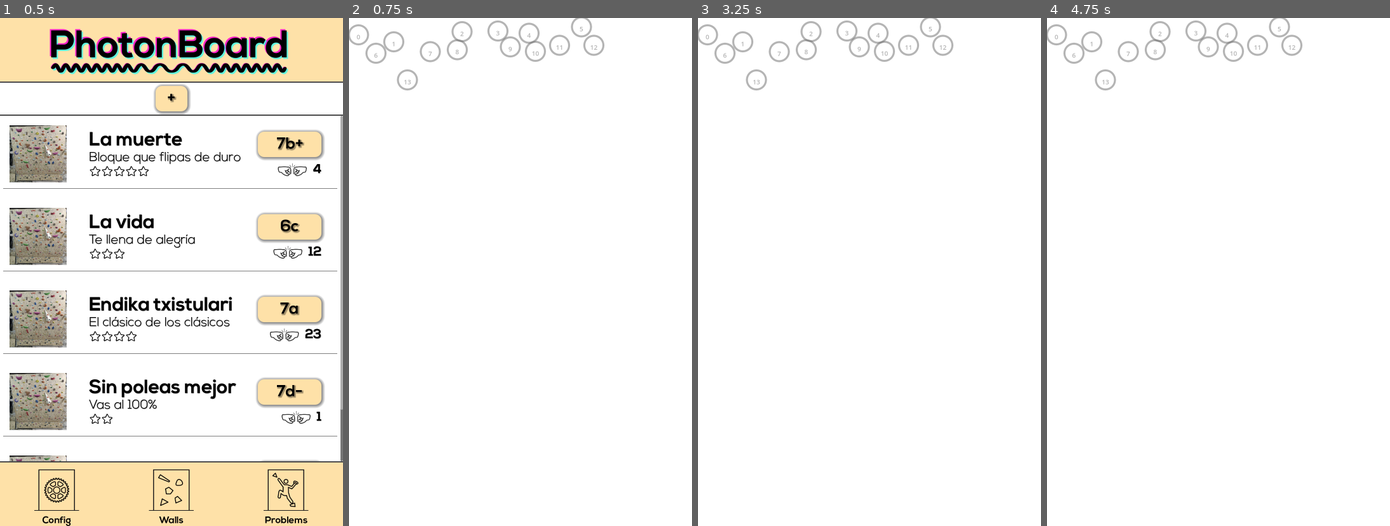
Above: before the commit, frames 1-4 (left to right).
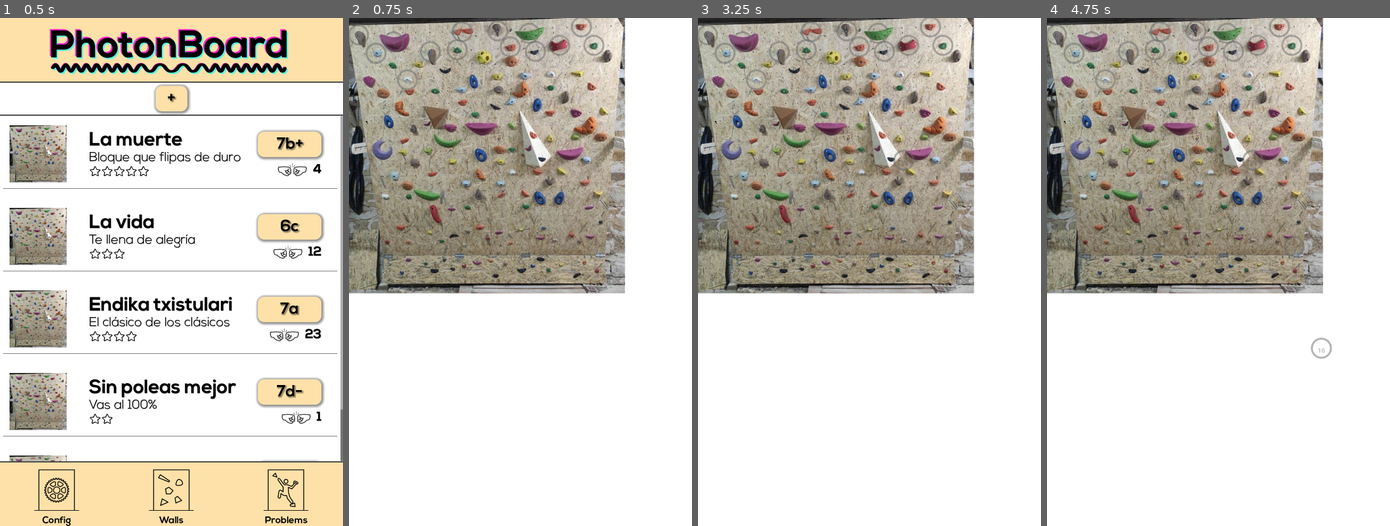
Above: after the commit, the same moments.

Repository: ladecadence/PhotonboardApp
Game: Godot game, scene res://main.tscn
The game is run twice, just before and just after one commit, with the same random seed, the same clock (stepped at 60 frames per second) and the same inputs.
Inputs (mouse positions are in pixels of both pictures, inside the frame that each line leads up to):
- Up to frame 1 (0.5 s): no input
- Up to frame 2 (0.75 s): click "Walls" at 0.5 s
- Up to frame 3 (3.25 s): tap Enter at 1.25, 2.75 s; move the mouse to (944, 246) at 1.27 s; click (944, 246) at 1.42 s; tap Space at 2 s; drag from (800, 297) to (852, 373) at 2.02 s; move the mouse to (903, 160) at 2.77 s; click (903, 160) at 2.92 s
- Up to frame 4 (4.75 s): tap Space at 3.5 s; drag from (1201, 373) to (1115, 195) at 3.52 s; tap Enter at 4.25 s; move the mouse to (1321, 348) at 4.27 s; click (1321, 348) at 4.42 s

Frame 1 is identical in both runs. In frame 2, 43% of the frame differs, in the area x 0-81%, y 0-55%; in frame 3, 43%; in frame 4, 44%, in the area x 0-84%, y 0-68%.
Error before the commit: Cannot call method 'get_size' on a null value. (res://scripts/wall_widget.gd:21)

Commit message:
Initial copy of image to userdir for tests

Diff:
--- a/scripts/AppManager.gd
+++ b/scripts/AppManager.gd
@@ -9,8 +9,10 @@
 
 func _ready() -> void:
 	# Copy wall image to user dir. JUST FOR TESTS. TODO remove this
-	#var image = Image.load_from_file("res://images/wall0001.jpg")
-	#image.save_jpg("user://wall01.jpg")
+	var img_texture_path := "res://images/wall0001.jpg"
+	var img_texture := load(img_texture_path)
+	var image = img_texture.get_image()
+	image.save_jpg("user://wall01.jpg")
 
 	# Initial screen
 	load_screen(Screen.PROBLEM_LIST, null)
